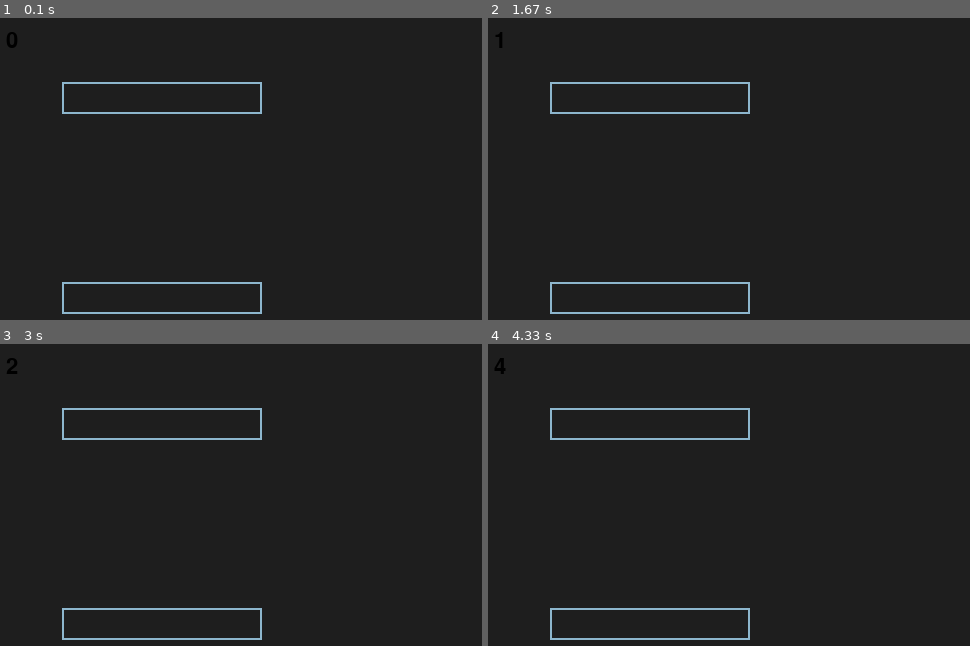
Above: before the commit, frames 1-4 (two rows, left to right).
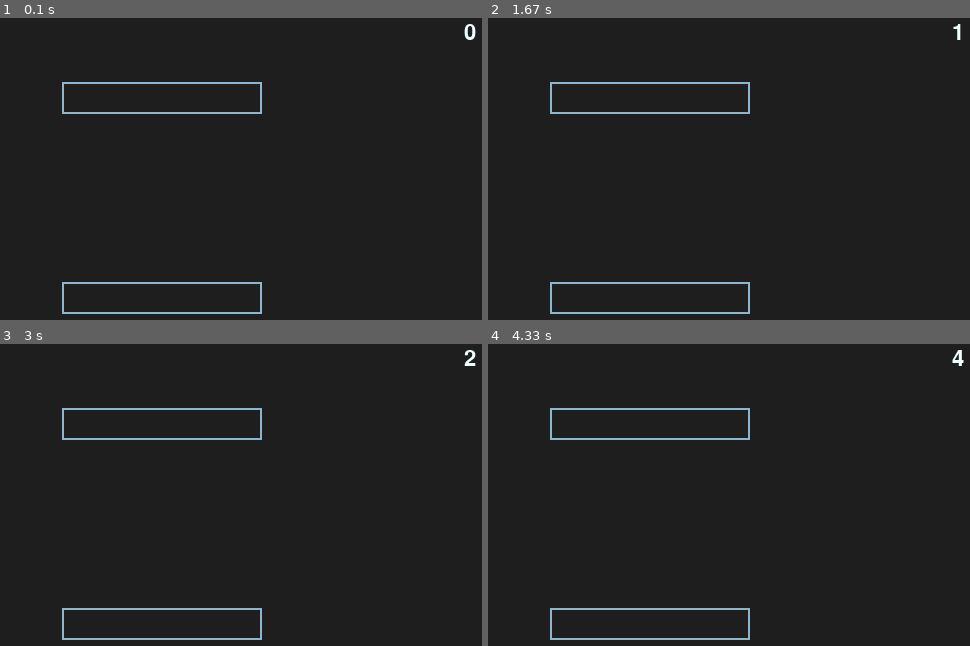
Above: after the commit, the same moments.

Repository: NiamV/OxfordHack
Game: pygame game, started from textInput.py
Two runs of this game, one before a commit and one after it. Both use one fixed random seed, a clock stepped at 60 frames per second and the inputs below.
Inputs (mouse positions are in pixels of both pictures, inside the frame that each line leads up to):
- Up to frame 1 (0.1 s): no input
- Up to frame 2 (1.67 s): click (651, 96) at 0.38 s; click (772, 253) at 0.72 s
- Up to frame 3 (3 s): click (163, 624) at 2.15 s; click (outside the picture) at 2.48 s
- Up to frame 4 (4.33 s): click (651, 422) at 3.32 s; click (936, 507) at 3.65 s

The runs differ from the first frame. In frame 1, 0.1% of the frame differs, in the area x 1-99%, y 1-10%; in frame 2, less than 0.1%; in frame 3, 0.1%; in frame 4, 0.1%.

Commit message:
Added untested Question class for grouping user input with a specific question

Diff:
--- a/textInput.py
+++ b/textInput.py
@@ -2,10 +2,37 @@
 
 pg.init()
 
-screen = pg.display.set_mode((640, 480))
+screenWidth = 640
+screenHeight = 480
+screenSize = (screenWidth, screenHeight)
+screen = pg.display.set_mode(screenSize)
 COLOR_INACTIVE = pg.Color('lightskyblue3')
 COLOR_ACTIVE = pg.Color('dodgerblue2')
+COLOR_MAIN = pg.Color('azure')
 FONT = pg.font.Font(None, 32)
+
+LEFT_MARGIN = 100
+
+# Untested
+class Question:
+
+    def __init__(self, goal, number):
+        self.goal = goal
+        self.color = COLOR_MAIN
+        self.rendered = FONT.render(goal, True, self.color)
+
+        self.w = screenWidth - (2 * LEFT_MARGIN)
+        self.h = 32
+        self.x = LEFT_MARGIN
+        self.y = LEFT_MARGIN + (200 * number)
+        self.inputBox = InputBox(self.x, self.y + (2 * h), self.w, self.h)
+
+    def draw(self, screen):
+        # Draw the goal text
+        screen.blit(self.rendered, (self.x, self.y))
+
+        # Draw the input box
+        self.inputBox.draw(screen)
 
 
 class InputBox:
@@ -50,8 +77,6 @@
         # Blit the rect.
         pg.draw.rect(screen, self.color, self.rect, 2)
 
-
-
 def main():
     clock = pg.time.Clock()
     input_box1 = InputBox(100, 100, 140, 32)
@@ -80,7 +105,7 @@
         screen.fill((30, 30, 30))
         for box in input_boxes:
             box.draw(screen)
-        screen.blit(FONT.render(timerText, True, (0, 0, 0)), (32, 48))
+        screen.blit(FONT.render(timerText, True, COLOR_MAIN), (screenWidth - 150, 40))
 
         pg.display.flip()
         clock.tick(30)
